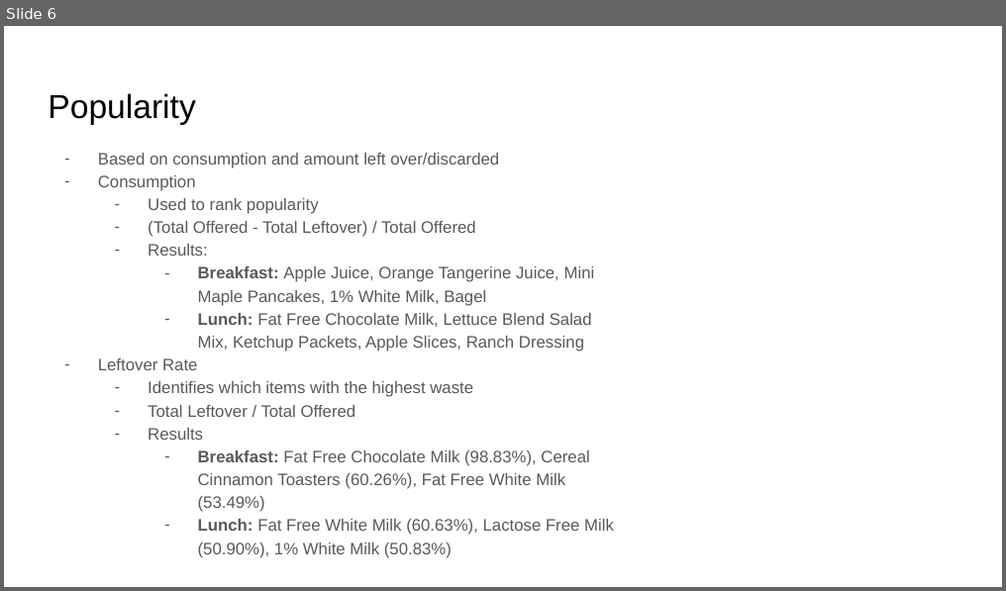
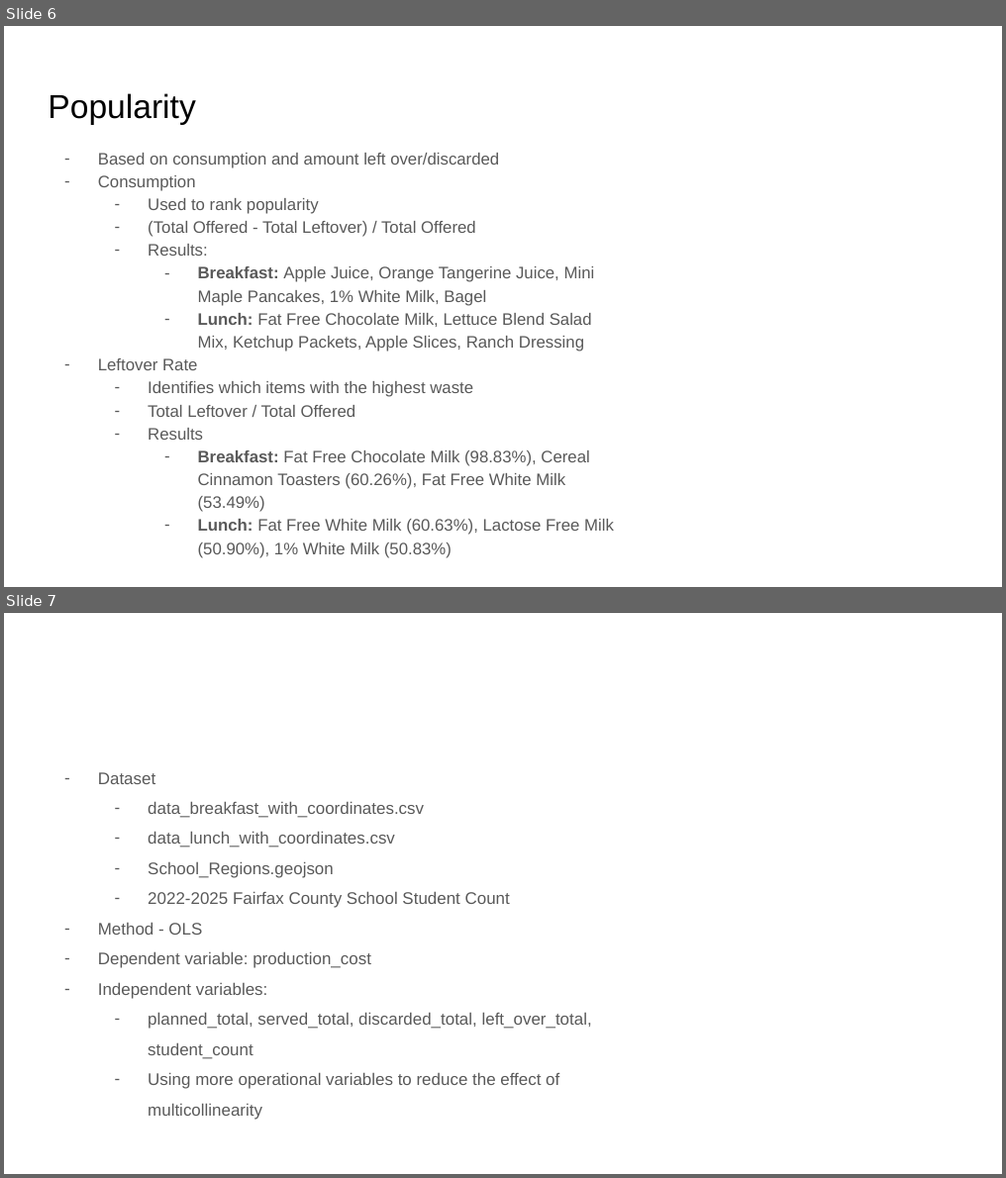
Before and after one commit to JupiK9/fall-2025-group2, a slide deck: presentation/Capstone Final Presentation.pptx. Shown one above the other, each under a label of ours: slide 6 before the commit, slides 6 and 7 after it. The pictures are 1006x591 and 1006x1178 pixels, drawn with LibreOffice and Linux fonts; fonts in the diff are those of the drawing; background and template pictures are left out. Boxes give left, top, right and bottom in pixels: in the first picture for what was removed or moved away, otherwise in the second. Text is boxed around its words. In the diff, an @@ line names an element or a change of style, - is before the commit and + after.

```diff
--- a/presentation/Capstone Final Presentation.pptx
+++ b/presentation/Capstone Final Presentation.pptx
@@ slide 7 added at (4, 613, 1002, 1174), background picture (left out) @@
@@ title added at (38, 631, 979, 714), 32 pt, text #FFFFFF, bold @@
+Regression
@@ text added at (98, 772, 592, 1120), 12.1 pt, text #595959 @@
+– Dataset
+  – data_breakfast_with_coordinates.csv
+  – data_lunch_with_coordinates.csv
+  – School_Regions.geojson
+  – 2022-2025 Fairfax County School Student Count
+– Method - OLS
+– Dependent variable: production_cost
+– Independent variables:
+  – planned_total, served_total, discarded_total, left_over_total, student_count
+  – Using more operational variables to reduce the effect of multicollinearity
```
Also in this commit, not shown: 6 slides changed, 11 other slides added, 5 slides removed.
